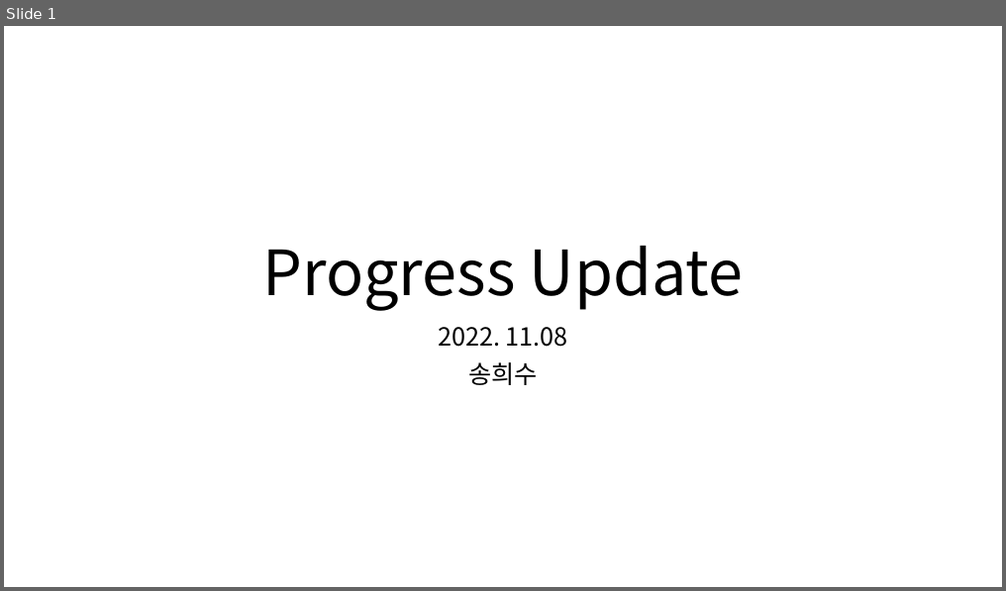
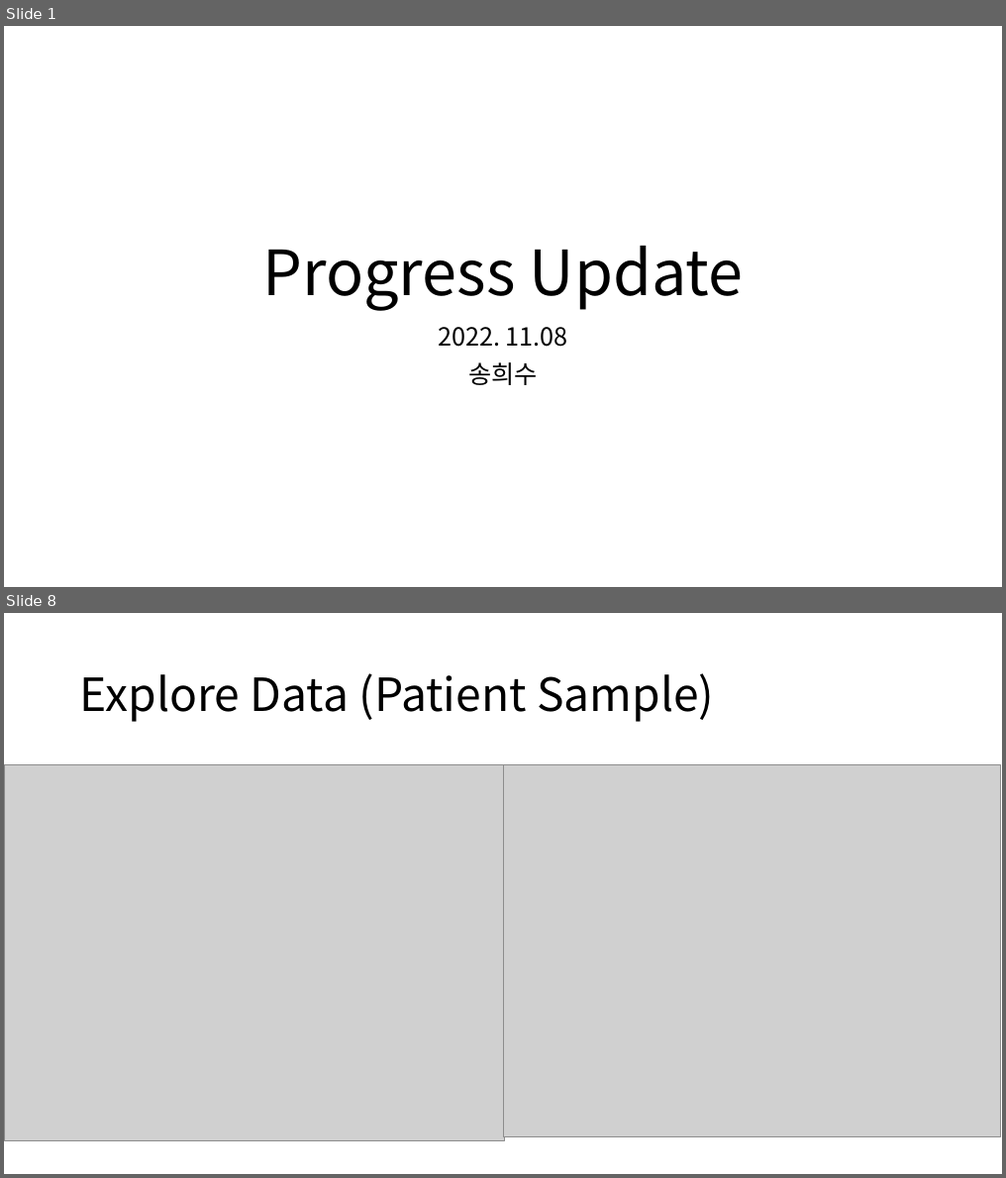
Before and after one commit to HeesooSong/UNIST_internship, a slide deck: Progress Update/20221108_Progress Update.pptx. Shown one above the other, each under a label of ours: slide 1 before the commit, slides 1 and 8 after it; the slides between them are not shown. The pictures are 1006x591 and 1006x1178 pixels, drawn with LibreOffice and Linux fonts; fonts in the diff are those of the drawing; grey boxes stand for pictures. Boxes give left, top, right and bottom in pixels: in the first picture for what was removed or moved away, otherwise in the second. Text is boxed around its words. In the diff, an @@ line names an element or a change of style, - is before the commit and + after.

```diff
--- a/Progress Update/20221108_Progress Update.pptx
+++ b/Progress Update/20221108_Progress Update.pptx
@@ slide 8 added at [4,613,1002,1174], background #FFFFFF @@
@@ title added at [80,673,714,722], 44 pt, text #000000 @@
+Explore Data (Patient Sample)
@@ picture added at [4,765,504,1141] @@
@@ picture added at [503,765,1001,1137] @@
```
Also in this commit, not shown: 4 slides changed, 13 other slides added, 2 slides removed, 15 other files.
